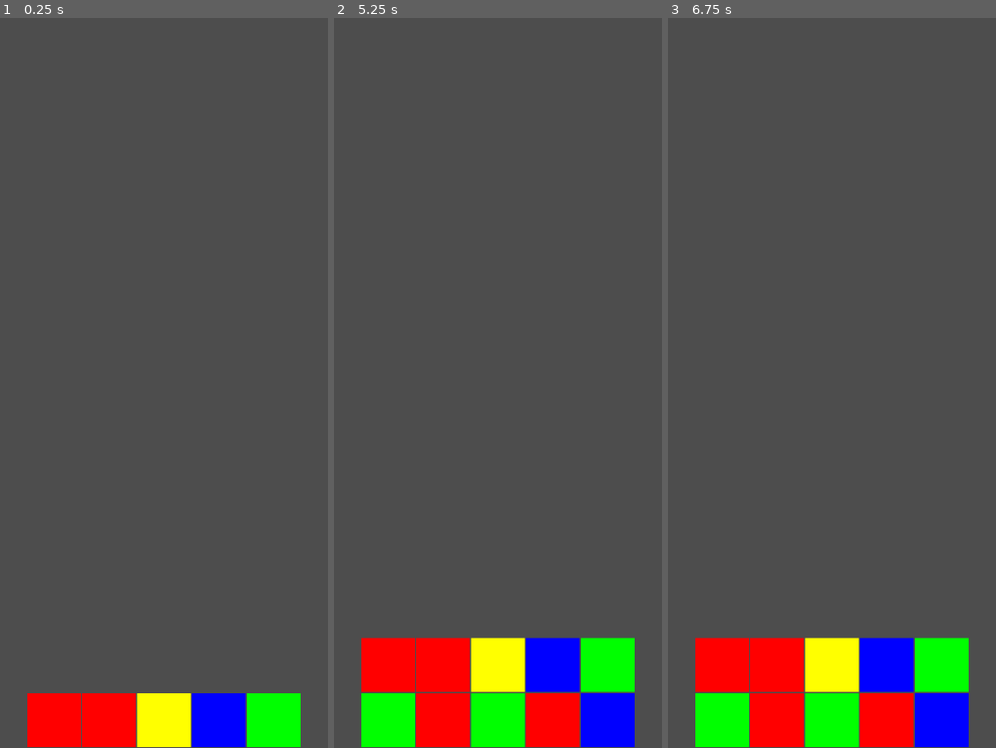
Above: before the commit, frames 1-3 (left to right).
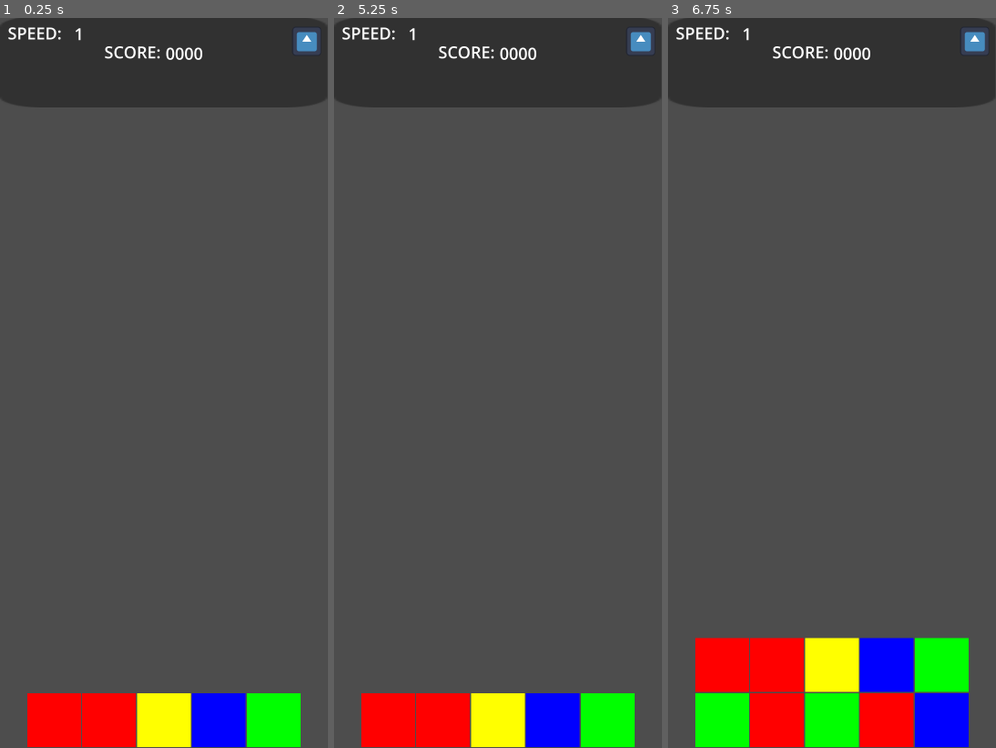
Above: after the commit, the same moments.

Repository: SeemsToHaveLotsOfProblems/snes_game_clone
Game: Godot game, scene res://game_board_2d.tscn
Two runs of this game, one before a commit and one after it. Both use one fixed random seed, a clock stepped at 60 frames per second and the inputs below. The engine's default icon, where the game draws it, is replaced by a stand-in: a white triangle on a blue panel in a dark square.
Inputs (mouse positions are in pixels of both pictures, inside the frame that each line leads up to):
- Up to frame 1 (0.25 s): no input
- Up to frame 2 (5.25 s): tap Enter at 0.5, 2, 3.5 s; move the mouse to (570, 346) at 0.52 s; tap Space (pause, bound only after the commit) at 1.25, 2.75, 4.15, 4.25 s; move the mouse to (432, 419) at 1.27 s; move the mouse to (530, 222) at 2.02 s; move the mouse to (481, 529) at 2.77 s; move the mouse to (596, 492) at 3.52 s; move the mouse to (399, 273) at 4.27 s; move the mouse to (514, 383) at 5.02 s
- Up to frame 3 (6.75 s): move the mouse to (782, 200) at 5.77 s; move the mouse to (904, 346) at 6.52 s

The runs differ from the first frame. In frame 1, 12% of the frame differs, in the area x 0-100%, y 0-13%; in frame 2, 23%, in the area x 0-100%, y 0-100%; in frame 3, 12%.

Commit message:
Added a UI for the top of the screen. Game can now be paused and unpaused. Game speed is now shown in UI. Game score is in the UI but not set up. Still having issues with the brick swapping.

Diff:
--- /dev/null
+++ b/GameUI/speed_text.gd
@@ -0,0 +1,26 @@
+extends RichTextLabel
+
+
+# Called when the node enters the scene tree for the first time.
+func _ready() -> void:
+	text = translate_brick_speed()
+	Global.connect("speed_changed", update_speed)
+
+
+func update_speed() -> void:
+	text = translate_brick_speed()
+
+func translate_brick_speed() -> String:
+	var speed_level: int = 0
+	match Global.brick_speed:
+		5:
+			speed_level = 1
+		4:
+			speed_level = 2
+		3:
+			speed_level = 3
+		2:
+			speed_level = 4
+		1:
+			speed_level = 5
+	return str(speed_level)
--- a/game_board_2d.tscn
+++ b/game_board_2d.tscn
@@ -1,5 +1,13 @@
-[gd_scene format=3 uid="uid://dv8h2tcrugk15"]
+[gd_scene load_steps=2 format=3 uid="uid://dv8h2tcrugk15"]
+
+[ext_resource type="PackedScene" uid="uid://dn6d602qsyva4" path="res://top_ui_container.tscn" id="1_avedt"]
 
 [node name="GameBoard" type="Node2D"]
 
 [node name="Camera2D" type="Camera2D" parent="."]
+
+[node name="TopUIContainer" parent="." instance=ExtResource("1_avedt")]
+offset_left = -723.0
+offset_top = -1608.0
+offset_right = 719.0
+offset_bottom = -1208.0
--- a/global.gd
+++ b/global.gd
@@ -4,6 +4,7 @@
 
 signal move_bricks_up
 signal dragged_brick(brick: TouchScreenButton, direction: brick_direction)
+signal speed_changed
 
 const max_rows: int = 12
 const bricks_in_row: int = 5
@@ -18,16 +19,37 @@
 ## loading in before them.
 var game_board: Node2D
 
-var brick_speed: int = 5
+var brick_speed: int = 5 :
+	set(val):
+		brick_speed = val
+		emit_signal("speed_changed")
+	get:
+		return brick_speed
+
 var row_array: Array[Array] = []
 
 var timer: Timer
 
+var are_bricks_moving_up: bool = false
+
+
 func _ready() -> void:
+	process_mode = Node.PROCESS_MODE_ALWAYS
 	randomize()
 	create_row()
 	make_timer()
 	connect("dragged_brick", handle_brick_drag)
+
+
+func _input(event: InputEvent) -> void:
+	if event.is_action_released("pause") and not get_tree().paused:
+		get_tree().paused = true
+		timer.paused = true
+		print("Game paused!")
+	elif event.is_action_released("pause") and get_tree().paused:
+		get_tree().paused = false
+		timer.paused = false
+		print("Game unpaused!")
 
 
 # Any nodes that I may needs access to can be searched for here.
@@ -36,11 +58,13 @@
 
 
 func trigger_brick_signals() -> void:
+	are_bricks_moving_up = true
+	emit_signal("move_bricks_up")
+	create_row()
 	if row_array.size() >= max_rows:
 		gameover()
 		return
-	emit_signal("move_bricks_up")
-	create_row()
+	are_bricks_moving_up = false
 
 
 func create_row() -> void:
@@ -81,6 +105,11 @@
 		print("Direction: Right")
 	else:
 		print("Direction: Left")
+
+	# Ignores the function if the bricks are in the process of moving.
+	if are_bricks_moving_up:
+		return
+
 	# Itterate through my bricks to find the row and position.
 	@warning_ignore("unassigned_variable")
 	var brick_row_pos := Vector2(-1, -1)
@@ -92,21 +121,28 @@
 			if j == brick:
 				print("Brick Row: ", brick_row_pos.x)
 				print("Brick pos: ", brick_row_pos.y)
+				# We only need the break here because the variable is incremented as the loop runs.
 				break
+
 	swap_bricks(brick_row_pos, direction, brick)
 
 
 func swap_bricks(brick_row_pos: Vector2, direction: brick_direction, brick: TouchScreenButton) -> void:
 	var brick_to_swap: TouchScreenButton
+	# Ignores the function if the brick is being moved to an invalid location.
+	if brick_row_pos.y + 1 > bricks_in_row or brick_row_pos.y - 1 < 0:
+			return
+
+	# Erase the dragged brick from the array
 	row_array[brick_row_pos.x][1].erase(brick)
+
+	## Place the dragged brick back into the array, one place left or right of
+	## it's original position.
 	if direction == brick_direction.RIGHT:
-		if brick_row_pos.y + 1 > bricks_in_row:
-			return
 		row_array[brick_row_pos.x][1].insert(brick_row_pos.y + 1, brick)
 	elif direction == brick_direction.LEFT:
-		if brick_row_pos.y - 1 < 0:
-			return
 		row_array[brick_row_pos.x][1].insert(brick_row_pos.y - 1, brick)
+
 	brick_to_swap = row_array[brick_row_pos.x][1][brick_row_pos.y]
 	var old_pos: Vector2 = brick.position
 	brick.position = brick_to_swap.position
--- a/project.godot
+++ b/project.godot
@@ -29,6 +29,10 @@
 window/size/window_height_override=700
 window/stretch/mode="viewport"
 window/handheld/orientation=1
+
+[editor]
+
+movie_writer/movie_file="/home/brandon/Godot/project_hello_mobile/game_videos/game_demo.avi"
 
 [input]
 
@@ -64,6 +68,11 @@
 , Object(InputEventKey,"resource_local_to_scene":false,"resource_name":"","device":-1,"window_id":0,"alt_pressed":false,"shift_pressed":false,"ctrl_pressed":false,"meta_pressed":false,"pressed":false,"keycode":0,"physical_keycode":83,"key_label":0,"unicode":115,"echo":false,"script":null)
 ]
 }
+pause={
+"deadzone": 0.5,
+"events": [Object(InputEventKey,"resource_local_to_scene":false,"resource_name":"","device":-1,"window_id":0,"alt_pressed":false,"shift_pressed":false,"ctrl_pressed":false,"meta_pressed":false,"pressed":false,"keycode":0,"physical_keycode":32,"key_label":0,"unicode":32,"echo":false,"script":null)
+]
+}
 
 [input_devices]
 
--- /dev/null
+++ b/top_ui_container.tscn
@@ -0,0 +1,74 @@
+[gd_scene load_steps=3 format=3 uid="uid://dn6d602qsyva4"]
+
+[ext_resource type="Texture2D" uid="uid://000hsnxbnj4b" path="res://icon.svg" id="1_ij60m"]
+[ext_resource type="Script" path="res://GameUI/speed_text.gd" id="2_yy6k1"]
+
+[node name="TopUIContainer" type="Control"]
+top_level = true
+layout_mode = 3
+anchors_preset = 0
+offset_right = 1442.0
+offset_bottom = 400.0
+
+[node name="UiBackground" type="TextureRect" parent="."]
+self_modulate = Color(0, 0, 0, 0.360784)
+layout_mode = 1
+anchors_preset = 15
+anchor_right = 1.0
+anchor_bottom = 1.0
+grow_horizontal = 2
+grow_vertical = 2
+texture = ExtResource("1_ij60m")
+
+[node name="PauseButton" type="TouchScreenButton" parent="."]
+process_mode = 3
+position = Vector2(1286, 46)
+texture_normal = ExtResource("1_ij60m")
+action = "pause"
+
+[node name="ScoreText" type="Control" parent="."]
+anchors_preset = 0
+
+[node name="ScoreTextLabel" type="RichTextLabel" parent="ScoreText"]
+offset_left = 461.0
+offset_top = 108.0
+offset_right = 736.0
+offset_bottom = 214.0
+theme_override_font_sizes/normal_font_size = 72
+bbcode_enabled = true
+text = "SCORE:"
+scroll_active = false
+
+[node name="ScoreLabel" type="RichTextLabel" parent="ScoreText"]
+offset_left = 730.0
+offset_top = 114.0
+offset_right = 1018.0
+offset_bottom = 211.0
+theme_override_font_sizes/normal_font_size = 72
+bbcode_enabled = true
+text = "0000"
+scroll_active = false
+
+[node name="SpeedText" type="Control" parent="."]
+anchors_preset = 0
+
+[node name="SpeedTextLabel" type="RichTextLabel" parent="SpeedText"]
+offset_left = 37.0
+offset_top = 25.0
+offset_right = 306.0
+offset_bottom = 130.0
+theme_override_font_sizes/normal_font_size = 72
+bbcode_enabled = true
+text = "SPEED: "
+scroll_active = false
+
+[node name="SpeedText" type="RichTextLabel" parent="SpeedText"]
+offset_left = 329.0
+offset_top = 28.0
+offset_right = 439.0
+offset_bottom = 113.0
+theme_override_font_sizes/normal_font_size = 72
+bbcode_enabled = true
+text = "1"
+scroll_active = false
+script = ExtResource("2_yy6k1")
Not shown, added: game_videos/2023-10-16 08-15-02.mp4
Not shown, added: game_videos/game_demo.avi
